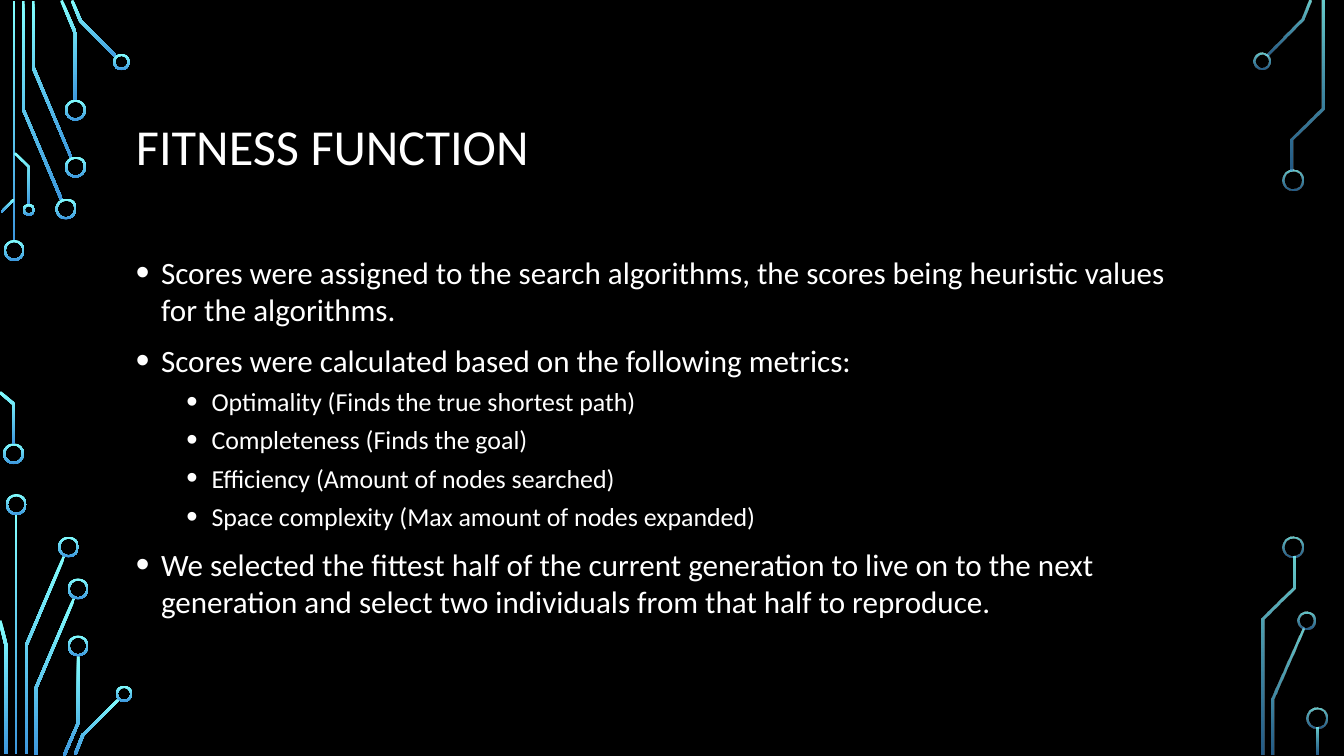
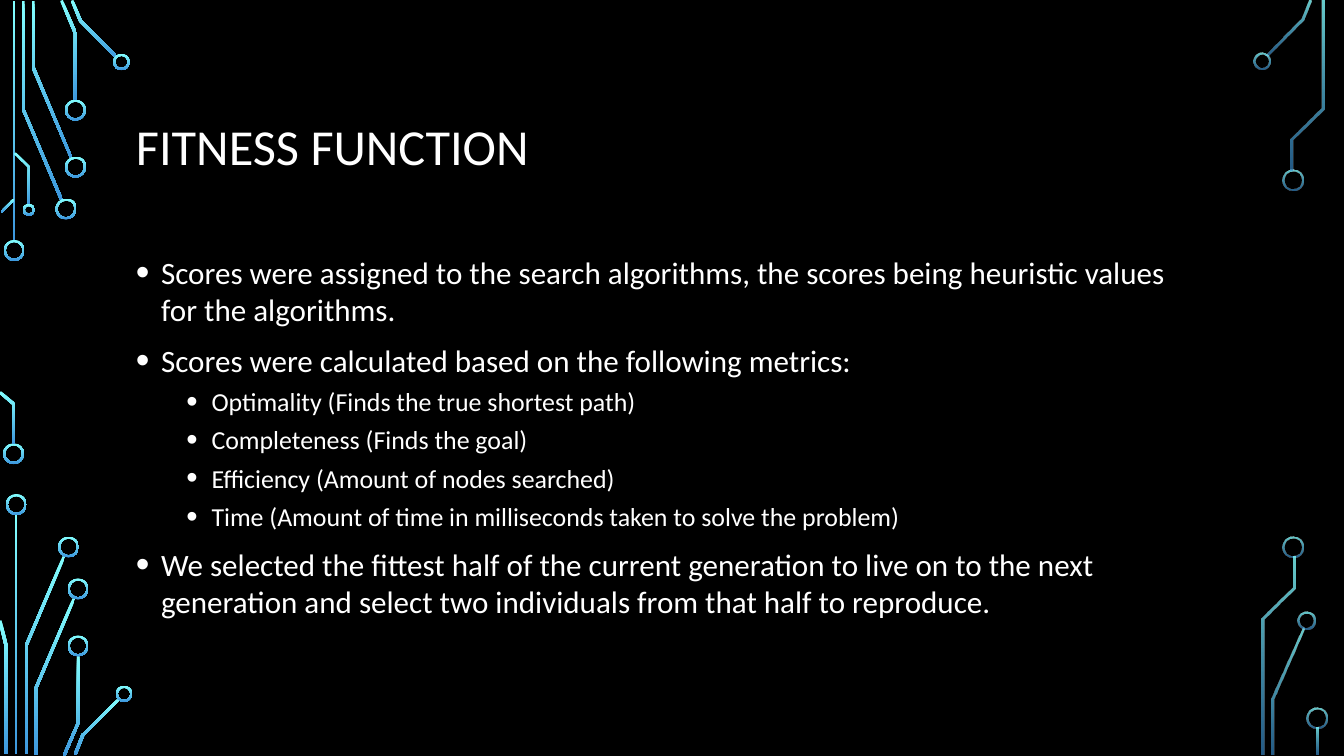
Before and after one commit to GeorgeQLe/GeneticAlgorithm, a slide deck: slide 4 of Using Genetic Algorithm as a Metaheuristic for Search.pptx. Drawn at 1344x756 pixels with LibreOffice and Linux fonts; fonts in the diff are those of the drawing; background and template pictures are left out. Boxes give left, top, right and bottom in pixels: in the first picture for what was removed or moved away, otherwise in the second. Text is boxed around its words. In the diff, an @@ line names an element or a change of style, - is before the commit and + after.

```diff
--- a/Using Genetic Algorithm as a Metaheuristic for Search.pptx
+++ b/Using Genetic Algorithm as a Metaheuristic for Search.pptx
@@ text at [212,507,899,531]: text changed @@
-  • Space complexity (Max amount of nodes expanded)
+  • Time (Amount of time in milliseconds taken to solve the problem)
```
Also in this commit, not shown: 3 other slides changed, 2 slides added, 2 slides removed, 40 other files.
